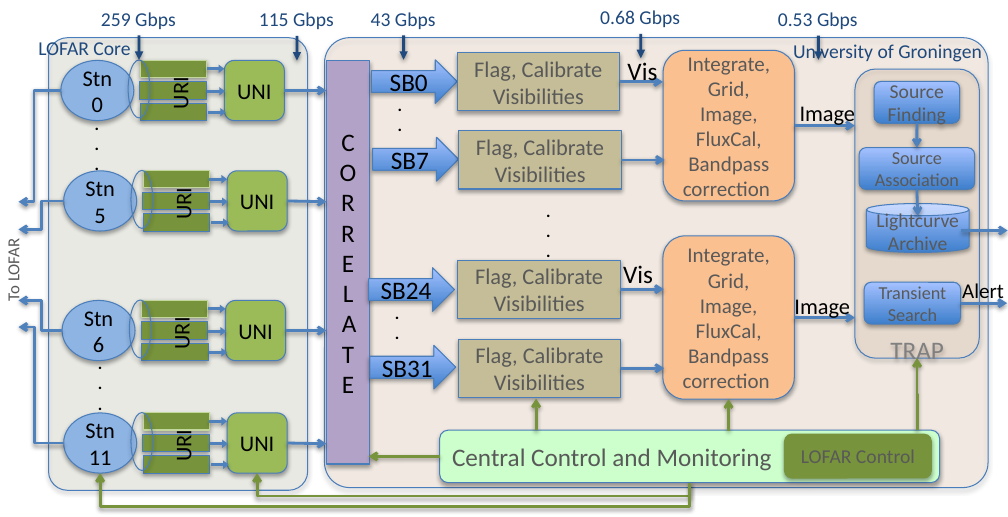
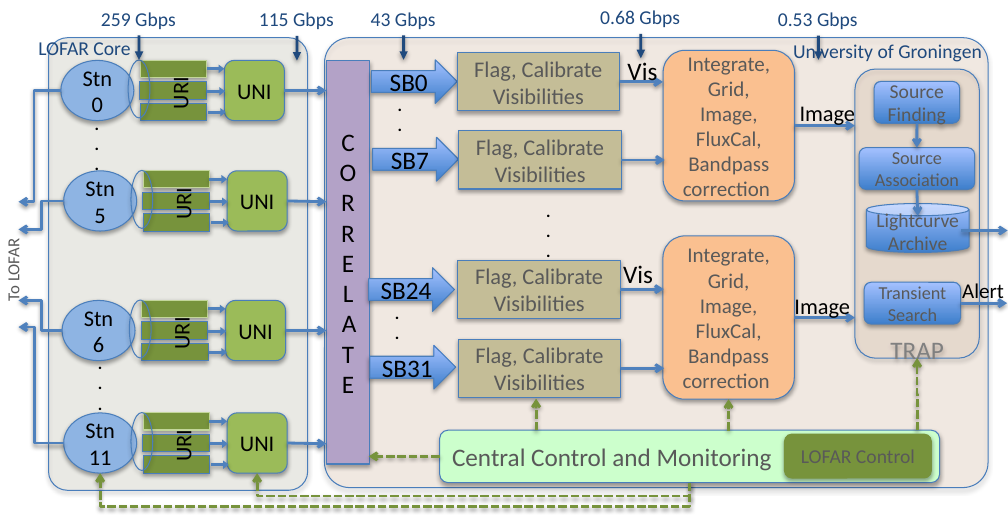
Before and after one commit to hsuyeep/AARTFAAC_sys_design, a slide deck: slide 1 of Figs/Overall_arch_afaac.pptx. Drawn at 1008x517 pixels with LibreOffice and Linux fonts; fonts in the diff are those of the drawing. Boxes give left, top, right and bottom in pixels: in the first picture for what was removed or moved away, otherwise in the second. Text is boxed around its words. In the diff, an @@ line names an element or a change of style, - is before the commit and + after.

```diff
--- a/Figs/Overall_arch_afaac.pptx
+++ b/Figs/Overall_arch_afaac.pptx
@@ elbow arrow (917, 430) - (917, 358): stroke #77933C 2 pt to #77933C 2 pt dashed @@
@@ elbow arrow (536, 430) - (536, 399): stroke #77933C 2 pt to #77933C 2 pt dashed @@
@@ elbow arrow (729, 430) - (729, 399): stroke #77933C 2 pt to #77933C 2 pt dashed @@
@@ elbow arrow (689, 483) - (100, 474): stroke #77933C 2 pt to #77933C 2 pt dashed @@
@@ elbow arrow (689, 483) - (257, 474): stroke #77933C 2 pt to #77933C 2 pt dashed @@
@@ elbow arrow (439, 457) - (369, 457): stroke #77933C 2 pt to #77933C 2 pt dashed @@
```
Also in this commit, not shown: 5 other files.
